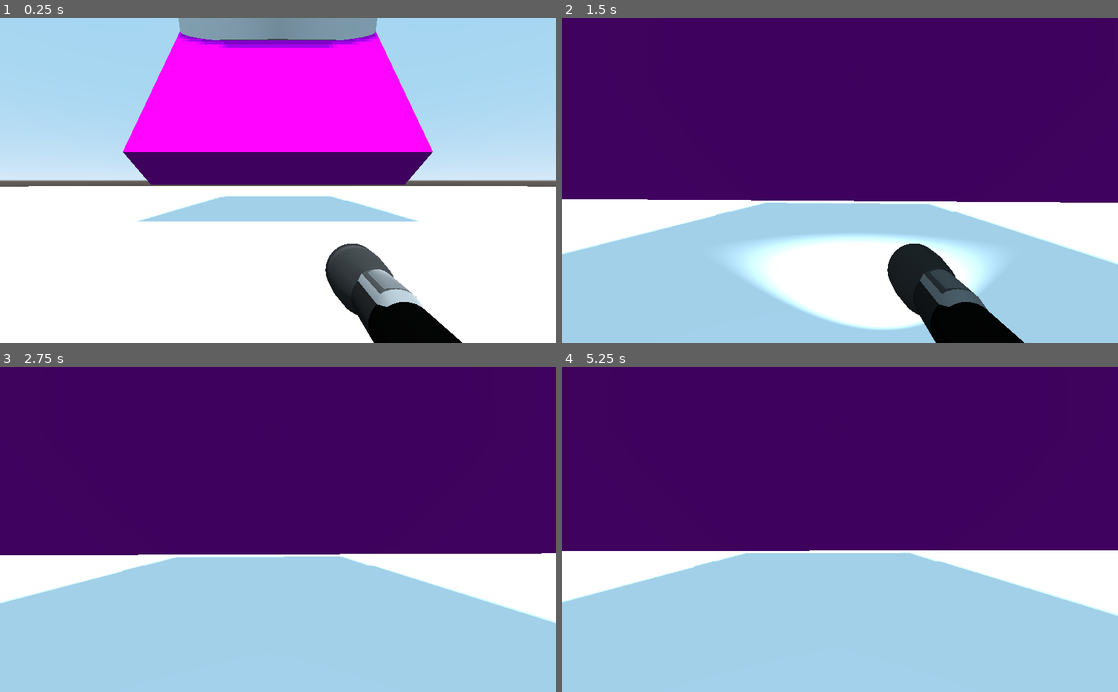
Above: before the commit, frames 1-4 (two rows, left to right).
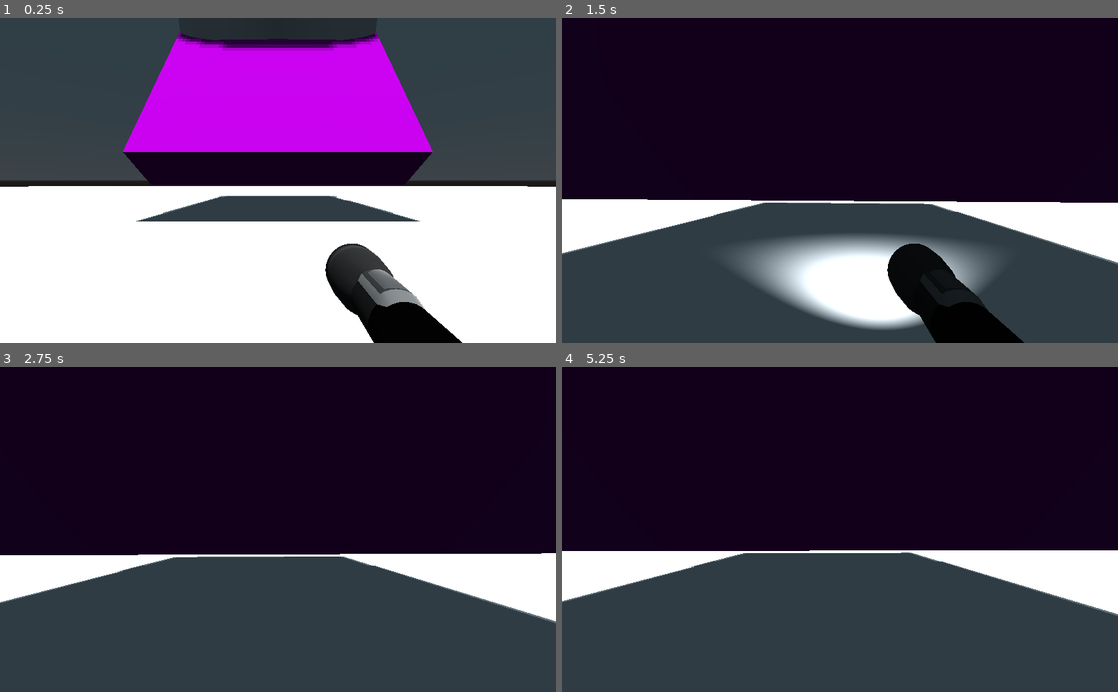
Above: after the commit, the same moments.

Repository: Gorzon38/EscapeGamesNSI
Game: Godot game, scene res://Main.tscn
Same seed, same stepped clock (60 frames per second), same inputs: the game is played once before the commit and once after it.
Inputs (mouse positions are in pixels of both pictures, inside the frame that each line leads up to):
- Up to frame 1 (0.25 s): no input
- Up to frame 2 (1.5 s): tap Enter at 0.5 s; move the mouse to (867, 180) at 0.52 s; hold W (move_forward) from 0.53 s (still down); tap F at 0.6, 1.35 s; move the mouse to (812, 180) at 1.27 s
- Up to frame 3 (2.75 s): keep holding W (move_forward); move the mouse to (289, 523) at 2.02 s; tap F at 2.1 s
- Up to frame 4 (5.25 s): keep holding W (move_forward); move the mouse to (834, 536) at 2.77 s; tap F every 0.75 s from 2.85 to 5.1 s; move the mouse to (878, 532) at 3.52 s; move the mouse to (795, 526) at 4.27 s; move the mouse to (845, 529) at 5.02 s

The runs differ from the first frame. In frame 1, 56% of the frame differs, in the area x 0-100%, y 0-90%; in frame 2, 88%; in frame 3, 93%; in frame 4, 93%, in the area x 0-100%, y 0-100%.

Commit message:
Ciel plus sombre

Diff:
--- a/default_env.tres
+++ b/default_env.tres
@@ -5,3 +5,4 @@
 [resource]
 background_mode = 2
 background_sky = SubResource( 1 )
+background_energy = 0.29
